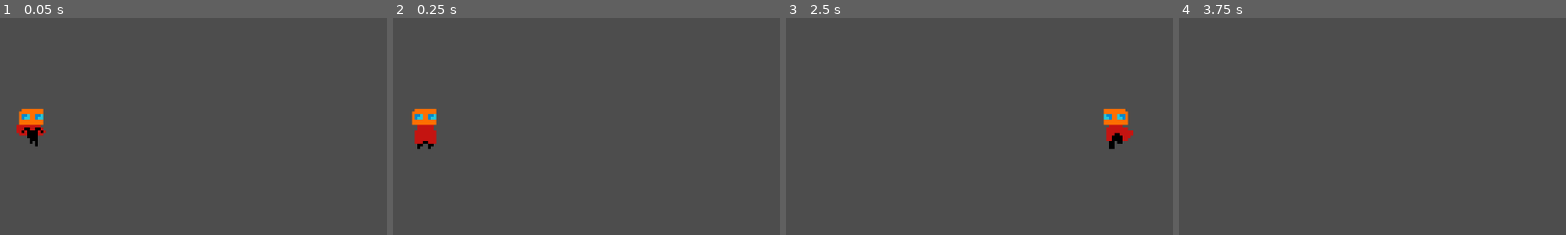
Above: before the commit, frames 1-4 (left to right).
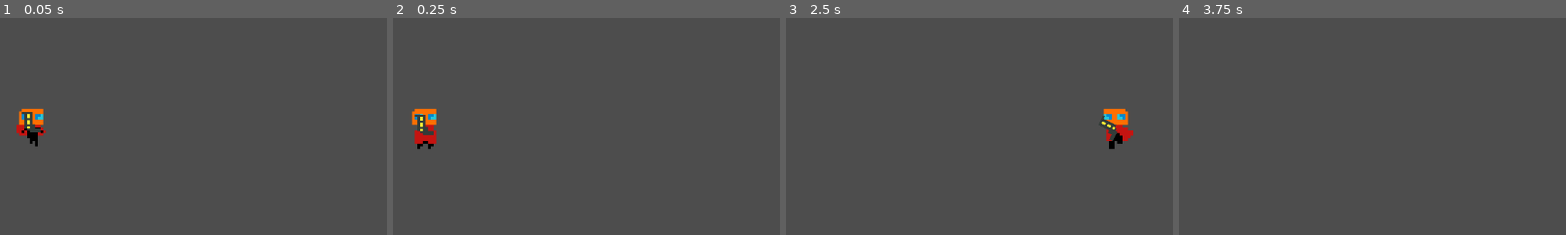
Above: after the commit, the same moments.

Repository: mendsergon/Kill-The-Food-Pyramid
Game: Godot game, scene res://Assets/Scenes/game.tscn
Same seed, same stepped clock (60 frames per second), same inputs: the game is played once before the commit and once after it.
Inputs (mouse positions are % of the whole screen's width and height, from its top left):
- Up to frame 1 (0.05 s): no input
- Up to frame 2 (0.25 s): no input
- Up to frame 3 (2.5 s): tap Enter at 0.5, 2 s; move the mouse to (72, 45) at 0.52 s; hold D (move_right) 0.53-2.03 s; tap Shift (dash) at 0.6, 2.1 s; tap Space (jump) at 0.77, 1.25, 1.52 s; move the mouse to (30, 55) at 1.27 s; tap E (melee) at 1.35 s; move the mouse to (60, 28) at 2.02 s; hold A (move_left) from 2.03 s (still down)
- Up to frame 4 (3.75 s): move the mouse to (45, 70) at 2.77 s; release A (move_left) at 2.78 s; hold D (move_right) from 2.78 s (still down); tap E (melee) at 2.85 s; tap Space (jump) at 3.02 s; move the mouse to (80, 65) at 3.52 s; tap Shift (dash) at 3.6 s
The pictures show only the part of the screen within x 46-96%, y 27-76%; the shares and areas given below are measured in that part.

The runs differ from the first frame. In frame 1, 0.3% of the frame differs, in the area x 5-11%, y 43-53%; in frame 2, 0.3%, in the area x 5-11%, y 44-55%; in frame 3, 0.2%; in frame 4, nothing differs.

Commit message:
Modified pistol 1 sprite, added simple follow cursor logic to it and also flipping

Diff:
--- /dev/null
+++ b/Assets/Scenes/pistol_1.tscn
@@ -0,0 +1,12 @@
+[gd_scene load_steps=3 format=3 uid="uid://c6eum3n2mgjdb"]
+
+[ext_resource type="Script" uid="uid://c38sx8kth38qx" path="res://Assets/Scripts/pistol_1.gd" id="1_67bkn"]
+[ext_resource type="Texture2D" uid="uid://c0uemwtgtjgid" path="res://Assets/Sprites/Weapons/Pistol 1.png" id="2_u2vy2"]
+
+[node name="Pistol 1" type="Node2D"]
+scale = Vector2(0.75, 0.75)
+script = ExtResource("1_67bkn")
+
+[node name="Sprite2D" type="Sprite2D" parent="."]
+position = Vector2(4, 0)
+texture = ExtResource("2_u2vy2")
--- a/Assets/Scenes/player.tscn
+++ b/Assets/Scenes/player.tscn
@@ -1,7 +1,8 @@
-[gd_scene load_steps=44 format=3 uid="uid://dr0o1vrv8l7kq"]
+[gd_scene load_steps=45 format=3 uid="uid://dr0o1vrv8l7kq"]
 
 [ext_resource type="Texture2D" uid="uid://c56ca1gj6bgt" path="res://Assets/Sprites/Player/Player.png" id="1_6cd4h"]
 [ext_resource type="Script" uid="uid://bj0l1ulpnxuq8" path="res://Assets/Scripts/player.gd" id="1_7dd06"]
+[ext_resource type="PackedScene" uid="uid://c6eum3n2mgjdb" path="res://Assets/Scenes/pistol_1.tscn" id="3_38rej"]
 
 [sub_resource type="AtlasTexture" id="AtlasTexture_ecf78"]
 atlas = ExtResource("1_6cd4h")
@@ -335,3 +336,6 @@
 [node name="CollisionShape2D" type="CollisionShape2D" parent="."]
 position = Vector2(0, -7)
 shape = SubResource("CircleShape2D_c3tg1")
+
+[node name="Pistol 1" parent="." instance=ExtResource("3_38rej")]
+position = Vector2(0, -6)
--- /dev/null
+++ b/Assets/Scripts/pistol_1.gd
@@ -0,0 +1,15 @@
+extends Node2D
+
+### --- AIMING SYSTEM --- ###
+func _process(delta: float) -> void:
+	# Rotate to face the global mouse position
+	look_at(get_global_mouse_position())
+
+	# Wrap rotation to keep within 0–360 degrees
+	rotation_degrees = wrap(rotation_degrees, 0, 360)
+
+	# Flip vertically when facing left (between 90° and 270°)
+	if rotation_degrees > 90 and rotation_degrees < 270:
+		scale.y = -1                        # Mirror sprite on Y axis
+	else:
+		scale.y = 1                         # Default upward scale
Not shown, added: Assets/Scripts/pistol_1.gd.uid
Binary file changed: Assets/Sprites/Weapons/Pistol 1.png
